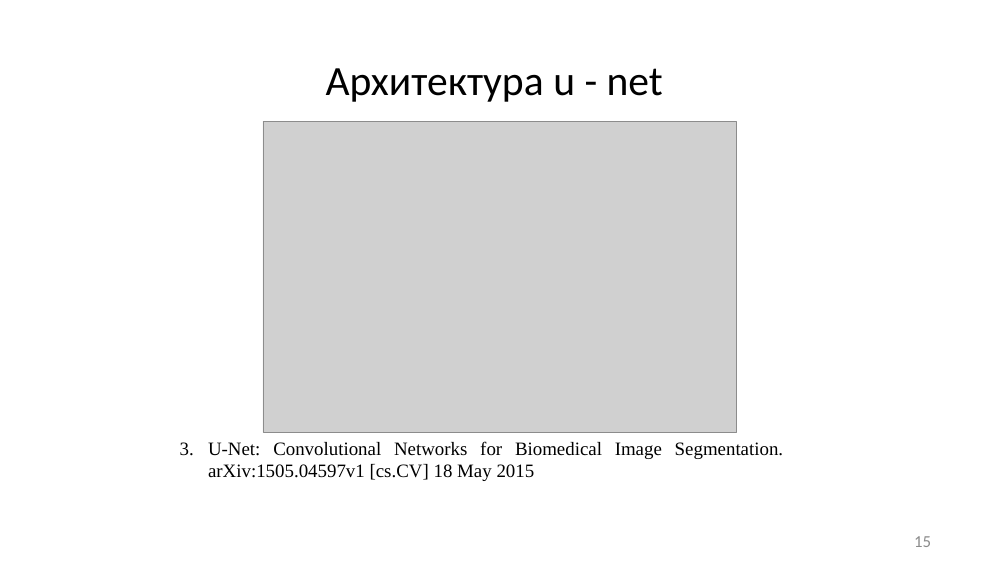
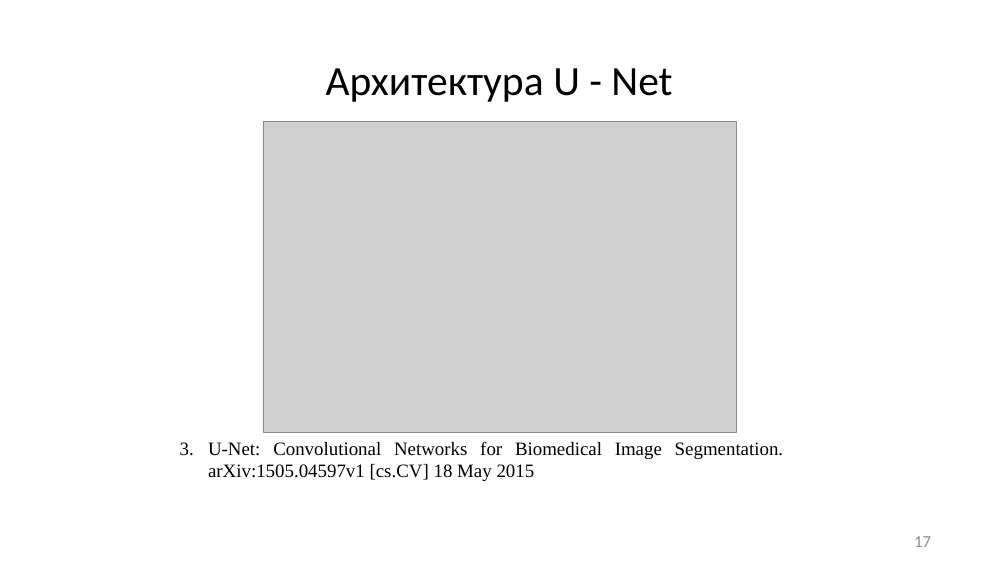
Before and after one commit to JacKira/Airbus_ship_detection, a slide deck: slide 17 of Отчет/ВКР презентация.pptx (slide 15 before the commit). Drawn at 1008x567 pixels with LibreOffice and Linux fonts; fonts in the diff are those of the drawing; grey boxes stand for pictures. Boxes give left, top, right and bottom in pixels: in the first picture for what was removed or moved away, otherwise in the second. Text is boxed around its words. In the diff, an @@ line names an element or a change of style, - is before the commit and + after.

```diff
--- a/Отчет/ВКР презентация.pptx
+++ b/Отчет/ВКР презентация.pptx
@@ title at box(326, 68, 672, 102): text changed @@
-Архитектура u - net
+Архитектура U - Net
@@ page number at box(914, 536, 931, 547): text changed @@
-15
+17
```
Also in this commit, not shown: 3 other slides changed, 2 slides added.
